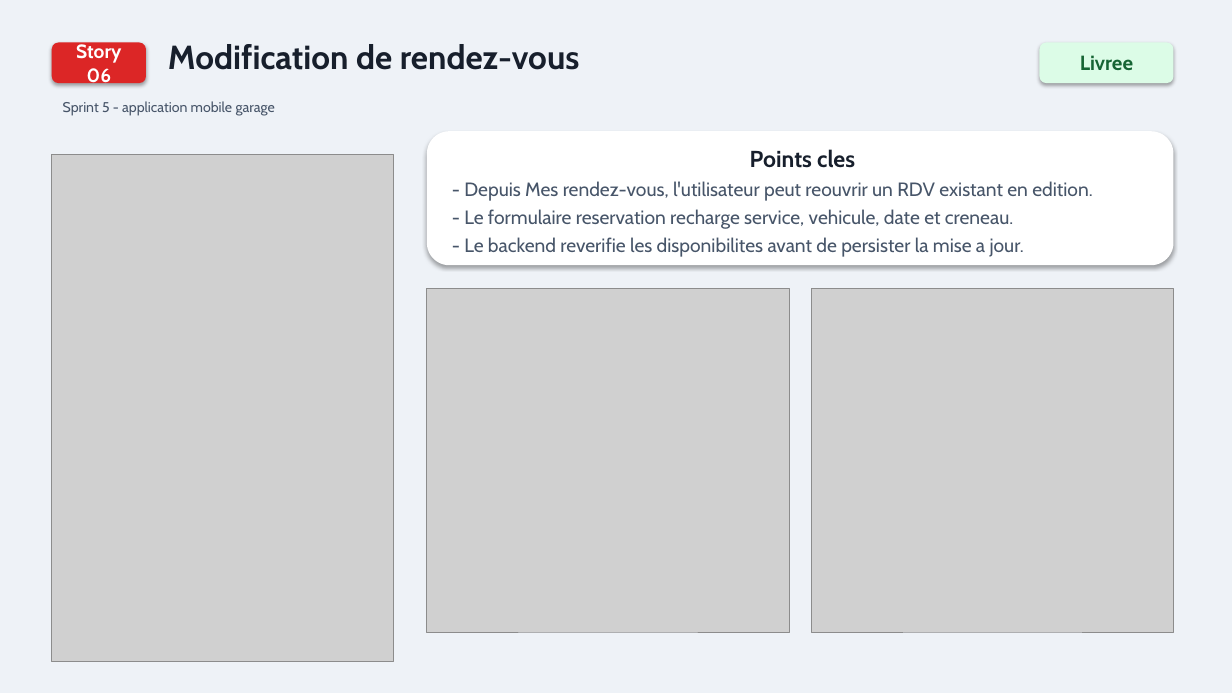
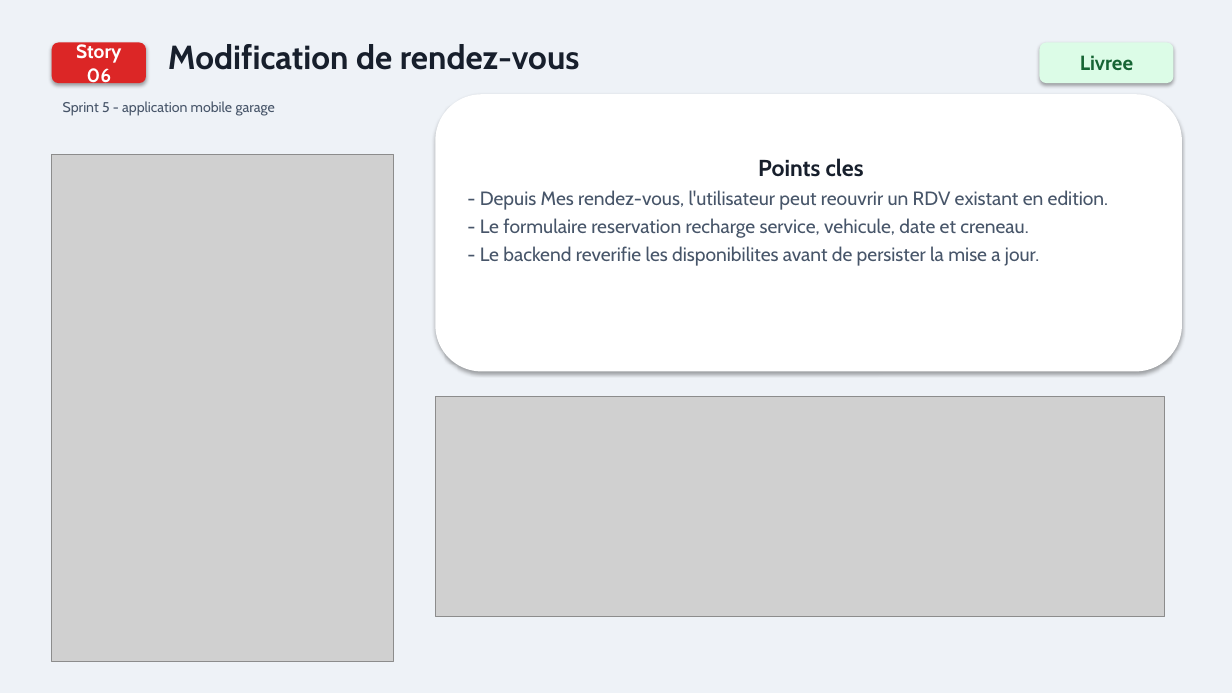
Before and after one commit to Alhousseini11/Projet_Mobile_developpement_avancee, a slide deck: slide 7 of presentation_sprint_review_stories_v4.pptx. Drawn at 1232x693 pixels with LibreOffice and Linux fonts; fonts in the diff are those of the drawing; grey boxes stand for pictures. Boxes give left, top, right and bottom in pixels: in the first picture for what was removed or moved away, otherwise in the second. Text is boxed around its words. In the diff, an @@ line names an element or a change of style, - is before the commit and + after.

```diff
--- a/presentation_sprint_review_stories_v4.pptx
+++ b/presentation_sprint_review_stories_v4.pptx
@@ rounded rectangle "Points cles": place and size @@
-rounded rectangle "Points cles" at [427, 131, 1174, 265]
+rounded rectangle "Points cles" at [435, 94, 1182, 372]
@@ picture removed at [427, 288, 789, 632] @@
@@ picture removed at [811, 288, 1174, 632] @@
@@ picture added at [435, 396, 1165, 617] @@
```
Also in this commit, not shown: 3 other slides changed, 9 other files.
